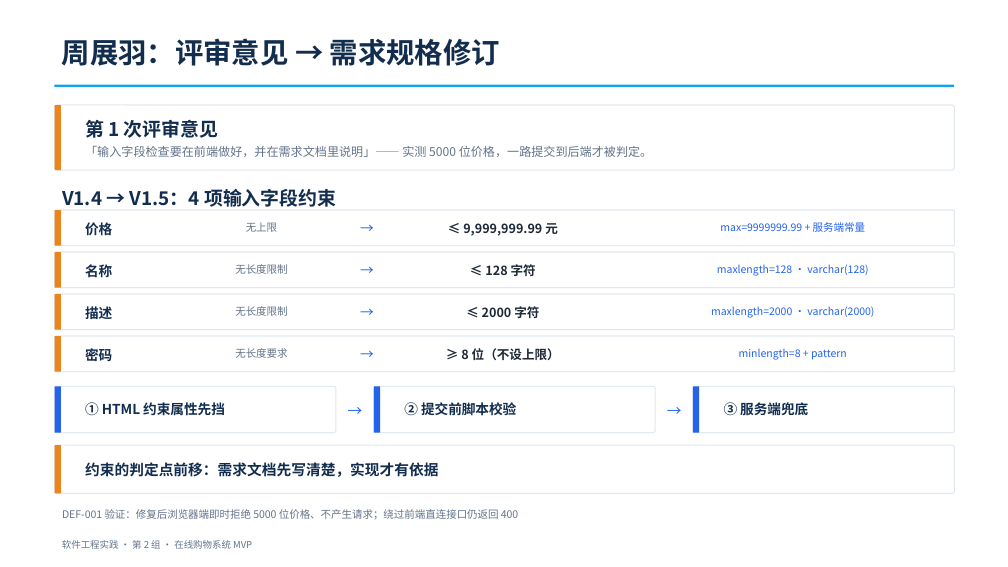
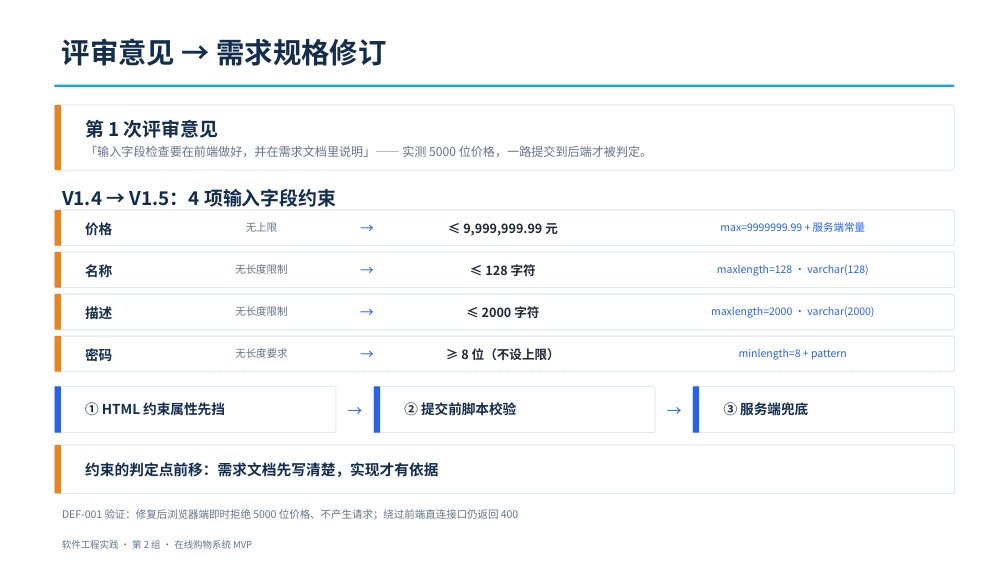
Before and after one commit to hds556/se-course-project, a slide deck: slide 14 of ppt/第二次阶段性评审-在线购物系统.pptx. Drawn at 1008x567 pixels with LibreOffice and Linux fonts; fonts in the diff are those of the drawing. Boxes give left, top, right and bottom in pixels: in the first picture for what was removed or moved away, otherwise in the second. Text is boxed around its words. In the diff, an @@ line names an element or a change of style, - is before the commit and + after.

Commit message:
更新第二次阶段性评审PPT

```diff
--- a/ppt/第二次阶段性评审-在线购物系统.pptx
+++ b/ppt/第二次阶段性评审-在线购物系统.pptx
@@ text at (62, 38, 386, 66): text changed @@
-周展羽：评审意见 → 需求规格修订
+评审意见 → 需求规格修订
```
Also in this commit, not shown: 2 other slides changed.
